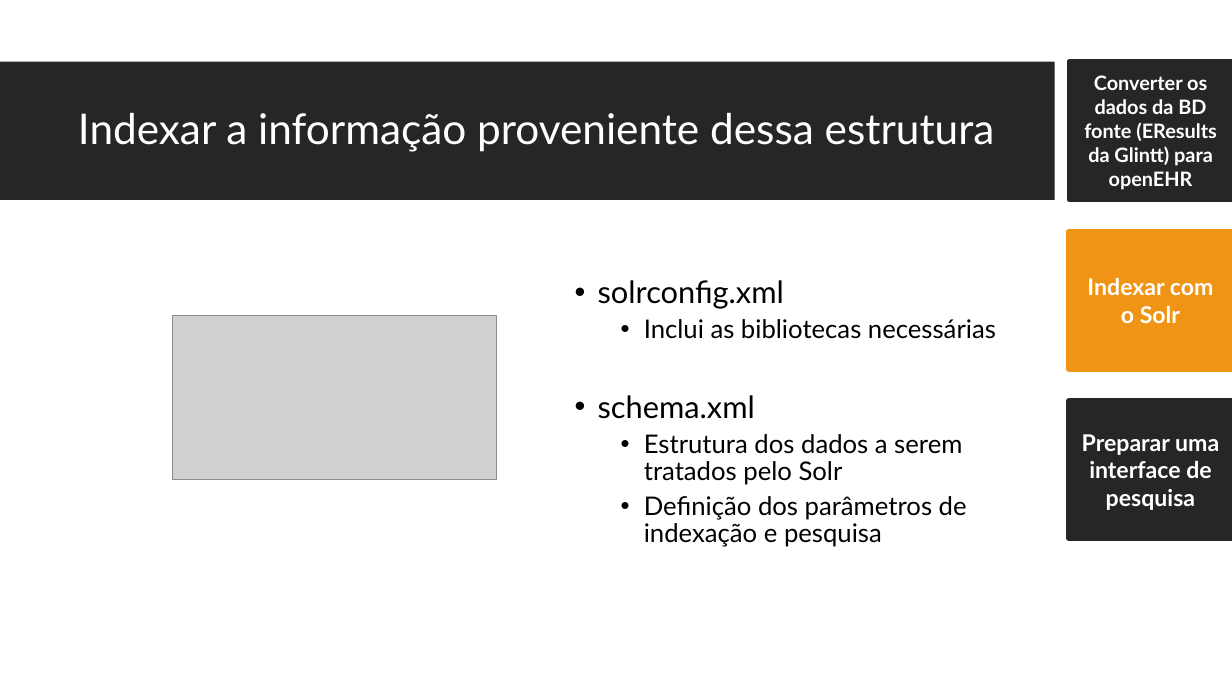
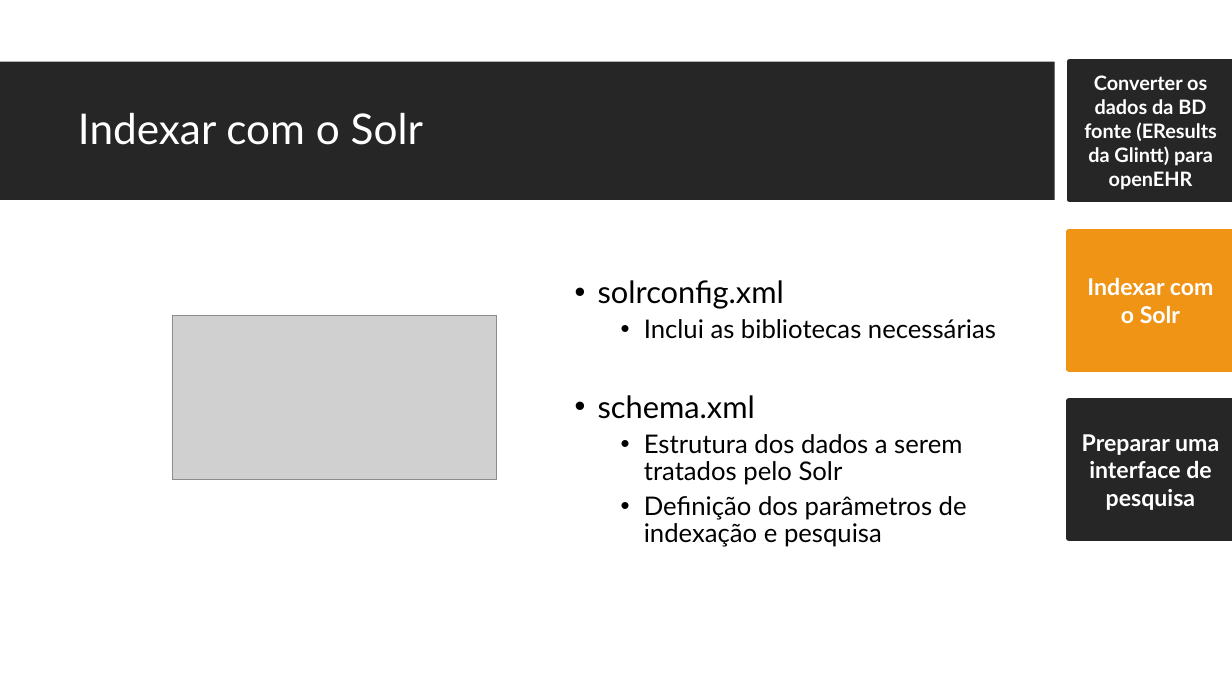
Before and after one commit to JDSBCC/Indexacao-de-Documentos-Clinicos, a slide deck: slide 14 of Dissertacao/4. Defesa da dissertação.pptx. Drawn at 1232x693 pixels with LibreOffice and Linux fonts; fonts in the diff are those of the drawing; grey boxes stand for pictures; background and template pictures are left out. Boxes give left, top, right and bottom in pixels: in the first picture for what was removed or moved away, otherwise in the second. Text is boxed around its words. In the diff, an @@ line names an element or a change of style, - is before the commit and + after.

```diff
--- a/Dissertacao/4. Defesa da dissertação.pptx
+++ b/Dissertacao/4. Defesa da dissertação.pptx
@@ title at [78, 113, 423, 145]: text changed @@
-Indexar a informação proveniente dessa estrutura
+Indexar com o Solr
```
Also in this commit, not shown: 3 other slides changed, 27 other files.
